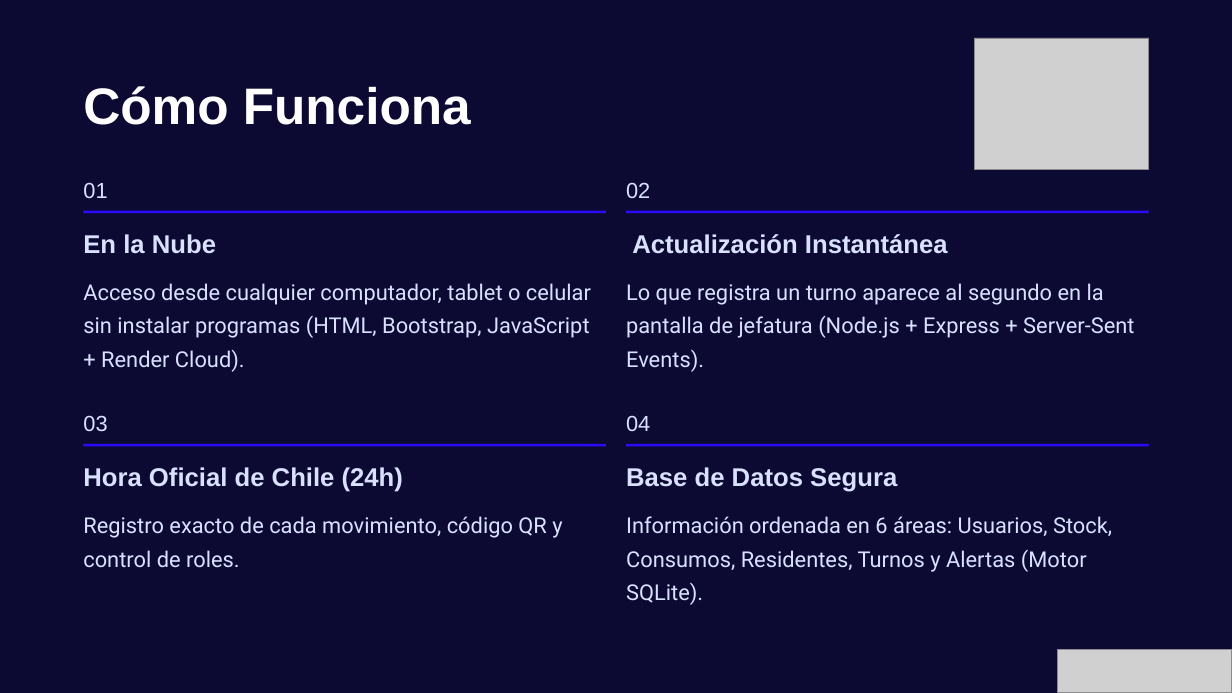
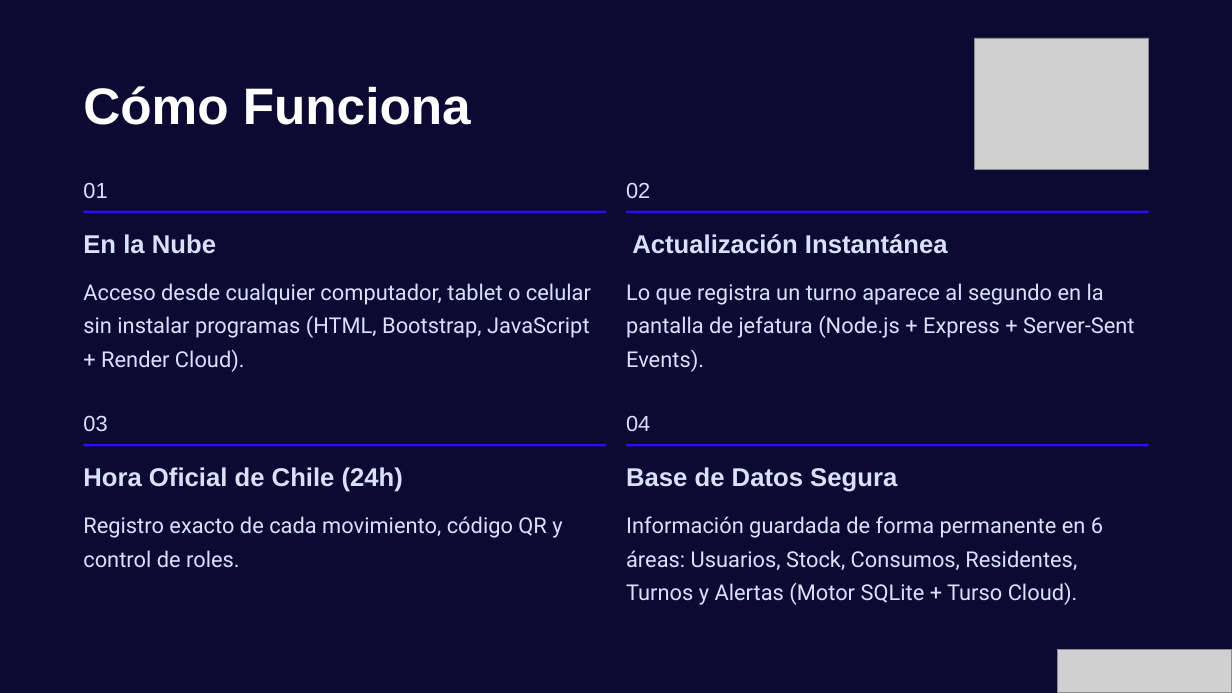
Before and after one commit to sebneirag/2026_2_MA_CAPSOTONE_020D_GRUPO_IN05, a slide deck: slide 4 of Fase 2/PPT_FINAL_CAPSTONE.pptx. Drawn at 1232x693 pixels with LibreOffice and Linux fonts; fonts in the diff are those of the drawing; grey boxes stand for pictures; background and template pictures are left out. Boxes give left, top, right and bottom in pixels: in the first picture for what was removed or moved away, otherwise in the second. Text is boxed around its words. In the diff, an @@ line names an element or a change of style, - is before the commit and + after.

```diff
--- a/Fase 2/PPT_FINAL_CAPSTONE.pptx
+++ b/Fase 2/PPT_FINAL_CAPSTONE.pptx
@@ text at [626, 516, 1103, 605]: text changed @@
-Información ordenada en 6 áreas: Usuarios, Stock, Consumos, Residentes, Turnos y Alertas (Motor SQLite).
+Información guardada de forma permanente en 6 áreas: Usuarios, Stock, Consumos, Residentes, Turnos y Alertas (Motor SQLite + Turso Cloud).
```
Also in this commit, not shown: 1 other slide changed, 4 other files.
